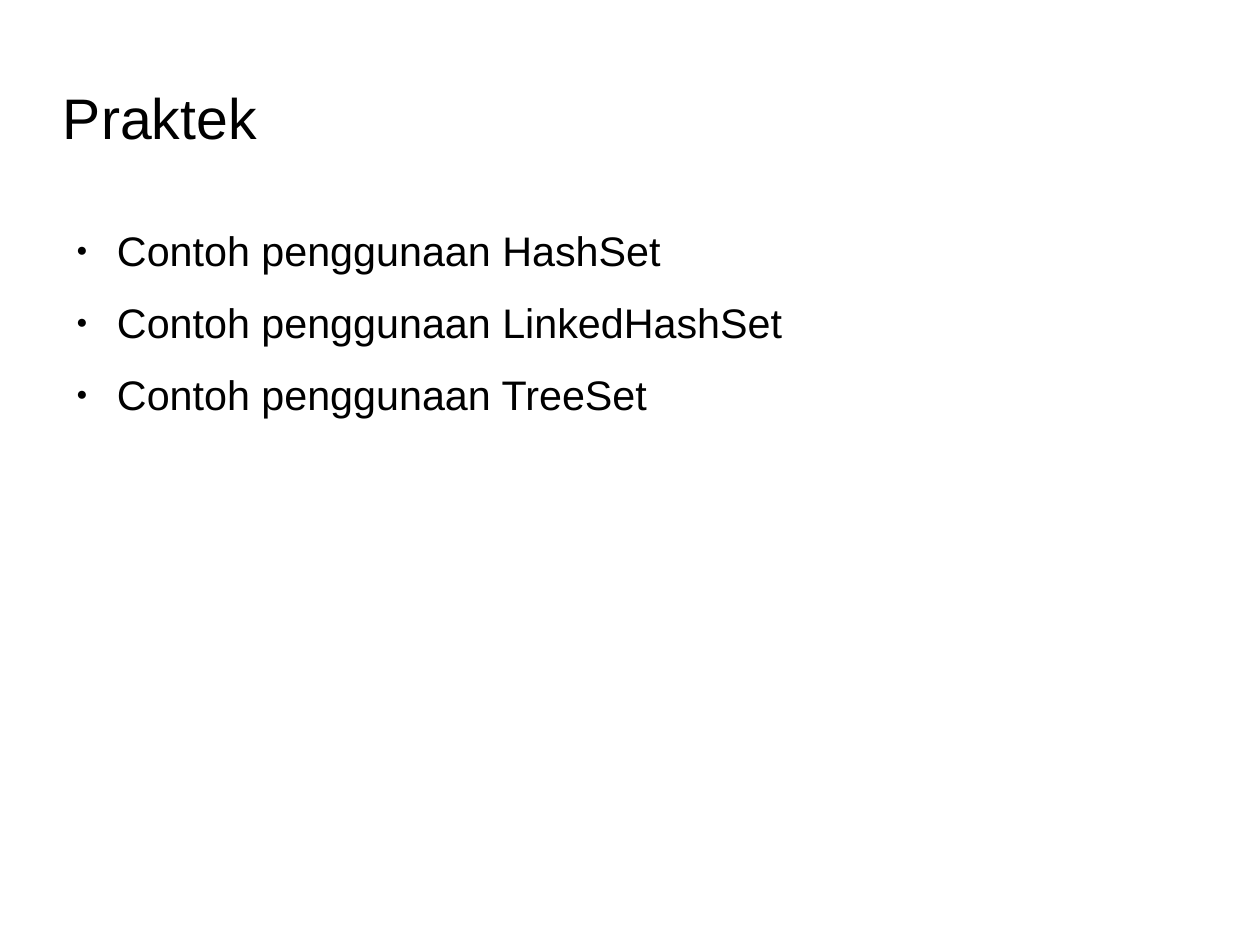
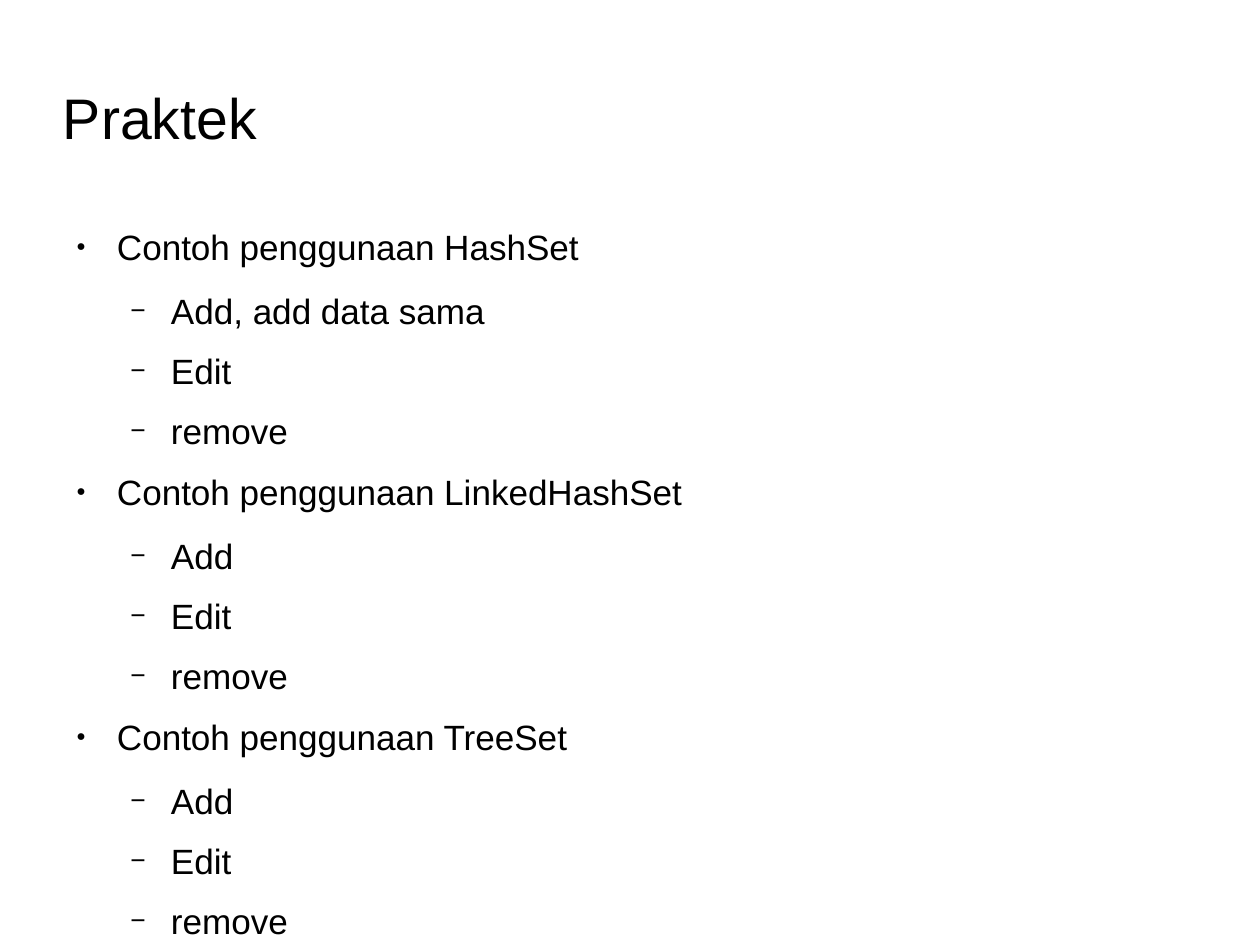
Before and after one commit to Dickyfathur7/pemrograman-komputer-2, a slide deck: slide 7 of 01-collection/slide-collection.odp. Drawn at 1260x945 pixels with LibreOffice and Linux fonts; fonts in the diff are those of the drawing; background and template pictures are left out. Boxes give left, top, right and bottom in pixels: in the first picture for what was removed or moved away, otherwise in the second. Text is boxed around its words. In the diff, an @@ line names an element or a change of style, - is before the commit and + after.

Commit message:
finishing content, contoh kode

```diff
--- a/01-collection/slide-collection.odp
+++ b/01-collection/slide-collection.odp
@@ text at (x1=117, y1=234, x2=682, y2=756): size 26 to 22.1 pt in "Contoh penggunaan HashSet", "Contoh penggunaan LinkedHashSet", "Contoh penggunaan TreeSet" @@
@@ text at (x1=171, y1=298, x2=485, y2=445): paragraphs added @@
+  − Add, add data sama
+  − Edit
+  − remove
@@ text at (x1=171, y1=543, x2=288, y2=690): paragraphs added @@
+  − Add
+  − Edit
+  − remove
@@ text at (x1=171, y1=788, x2=288, y2=935): paragraphs added @@
+  − Add
+  − Edit
+  − remove
```
Also in this commit, not shown: 3 other slides changed, 17 other files.
